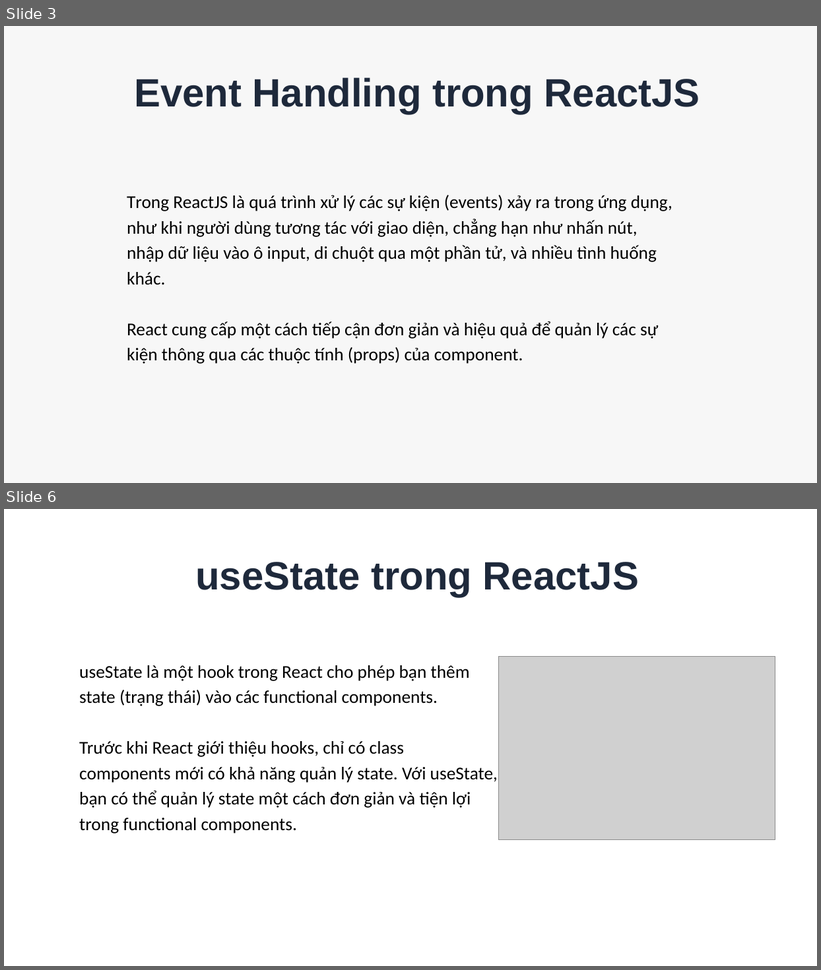
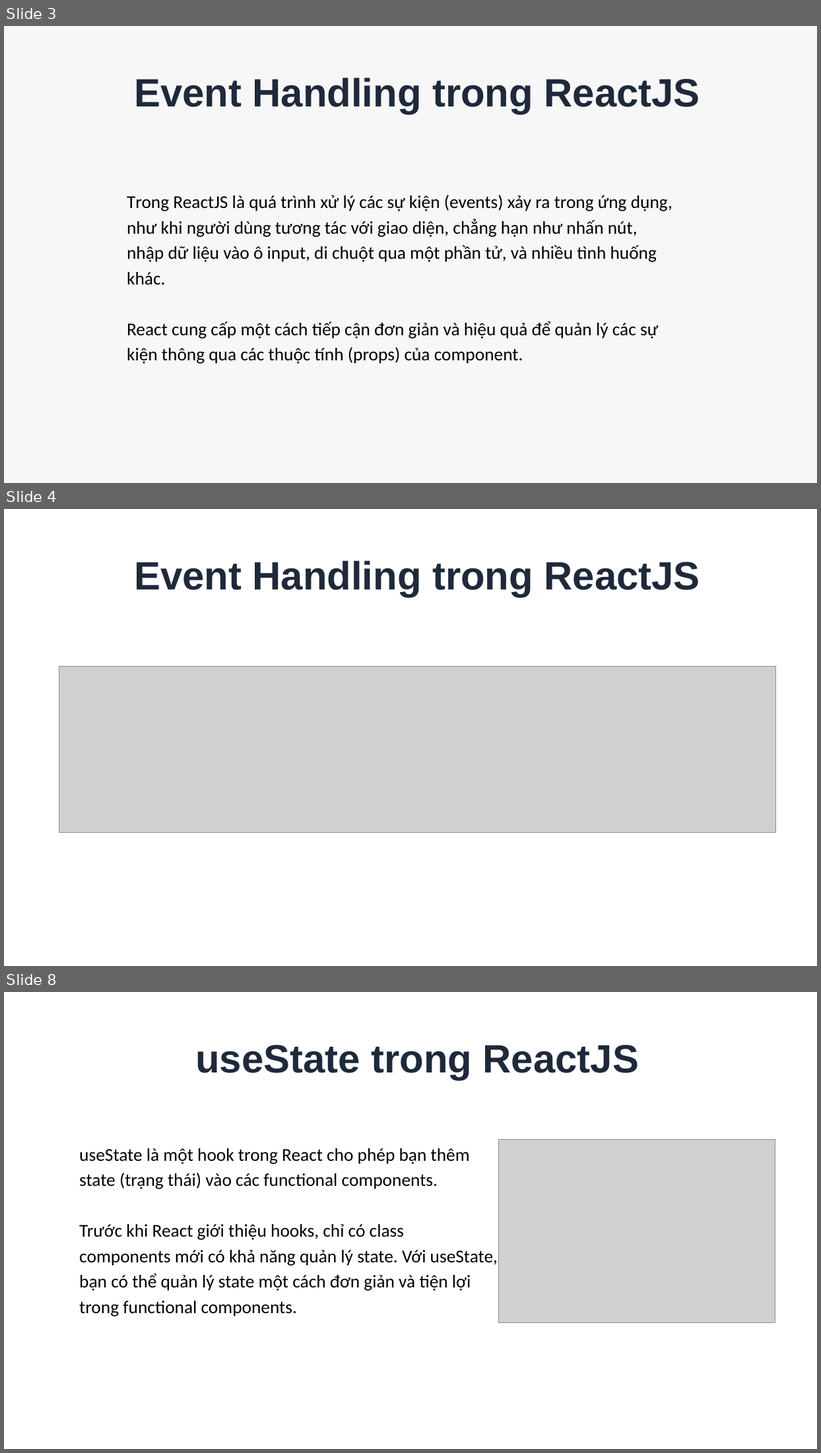
Before and after one commit to trongandev/tai-lieu-day-reactjs-tdsv, a slide deck: giao-an/buoi5/BUỔI 5 USESTATE & EVENT HANDLING.pptx. Shown one above the other, each under a label of ours: slides 3 and 6 before the commit, slides 3, 4 and 8 after it; the slides between them are not shown. The pictures are 821x970 and 821x1453 pixels, drawn with LibreOffice and Linux fonts; fonts in the diff are those of the drawing; grey boxes stand for pictures. Boxes give left, top, right and bottom in pixels: in the first picture for what was removed or moved away, otherwise in the second. Text is boxed around its words. In the diff, an @@ line names an element or a change of style, - is before the commit and + after.

```diff
--- a/giao-an/buoi5/BUỔI 5 USESTATE & EVENT HANDLING.pptx
+++ b/giao-an/buoi5/BUỔI 5 USESTATE & EVENT HANDLING.pptx
@@ slide 4 added at (4,509,817,966), background #FFFFFF @@
@@ text added at (134,560,700,597), 70 pt, text #1E293B, bold @@
+Event Handling trong ReactJS
@@ picture added at (59,667,776,832) @@
@@ what was slide 6 is now slide 8 @@
```
Also in this commit, not shown: 2 slides changed, 2 other slides added, 2 slides removed, 55 other files.
